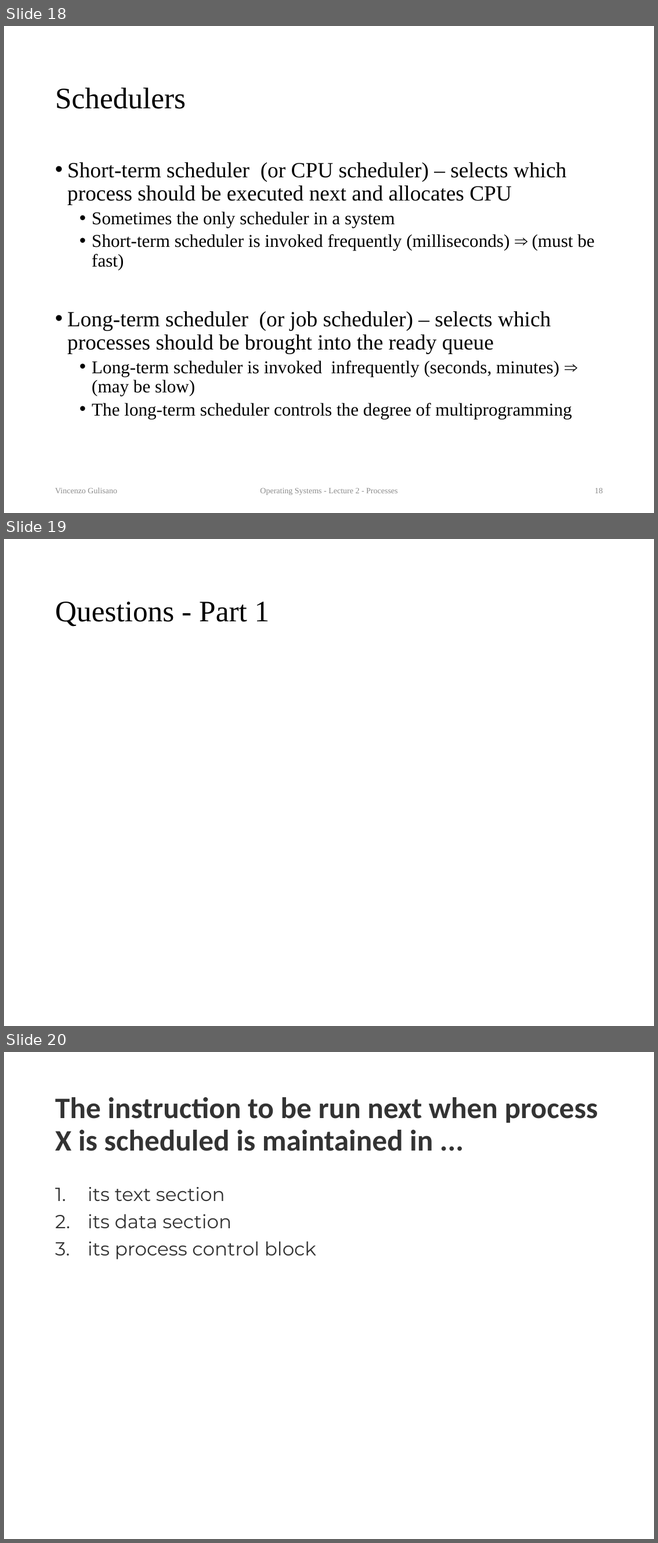
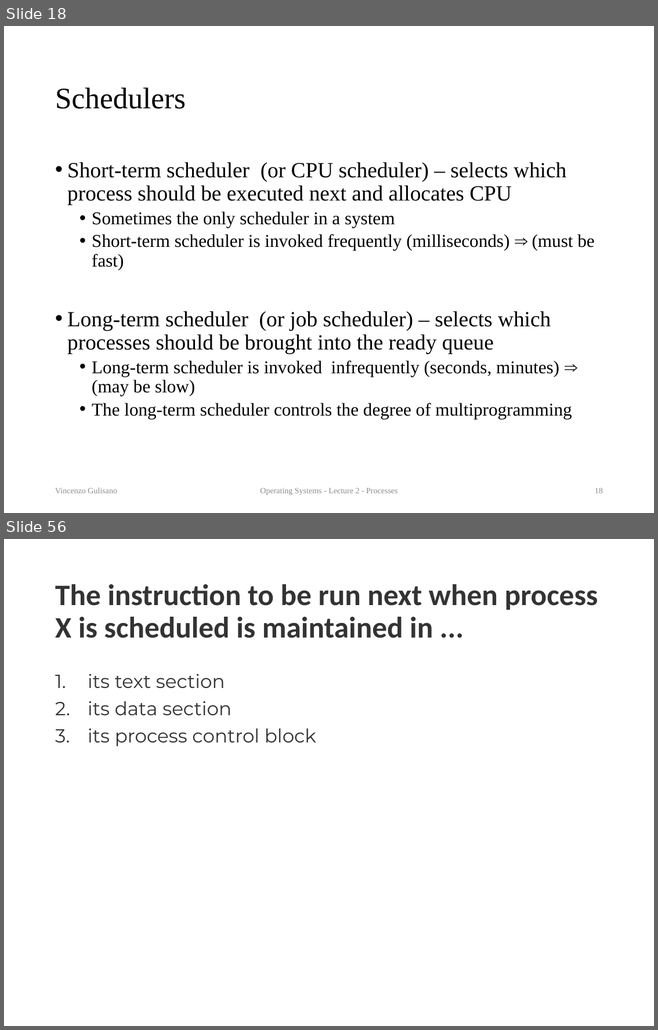
Before and after one commit to vincenzo-gulisano/os_material, a slide deck: slides/processes.pptx. Shown one above the other, each under a label of ours: slides 18, 19 and 20 before the commit, slides 18 and 56 after it; the slides between them are not shown. The pictures are 658x1543 and 658x1030 pixels, drawn with LibreOffice and Linux fonts; fonts in the diff are those of the drawing. Boxes give left, top, right and bottom in pixels: in the first picture for what was removed or moved away, otherwise in the second. Text is boxed around its words. In the diff, an @@ line names an element or a change of style, - is before the commit and + after.

Commit message:
changed logos to introduction and processes, added questions for processes at the end

```diff
--- a/slides/processes.pptx
+++ b/slides/processes.pptx
@@ slide 19 removed at (4,539,654,1026), background #FFFFFF @@
@@ title removed at (55,602,270,627) @@
-Questions - Part 1
@@ what was slide 20 is now slide 56 @@
```
Also in this commit, not shown: 1 slide changed, 4 slides added, 1 other slide removed, 3 other files.
